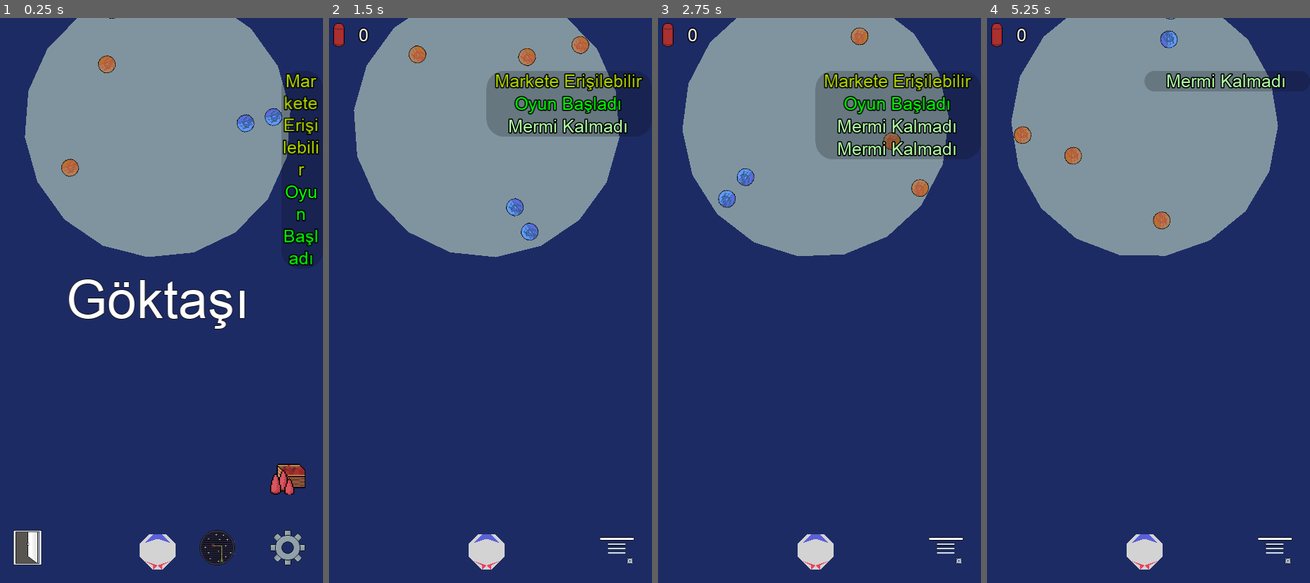
Above: before the commit, frames 1-4 (left to right).
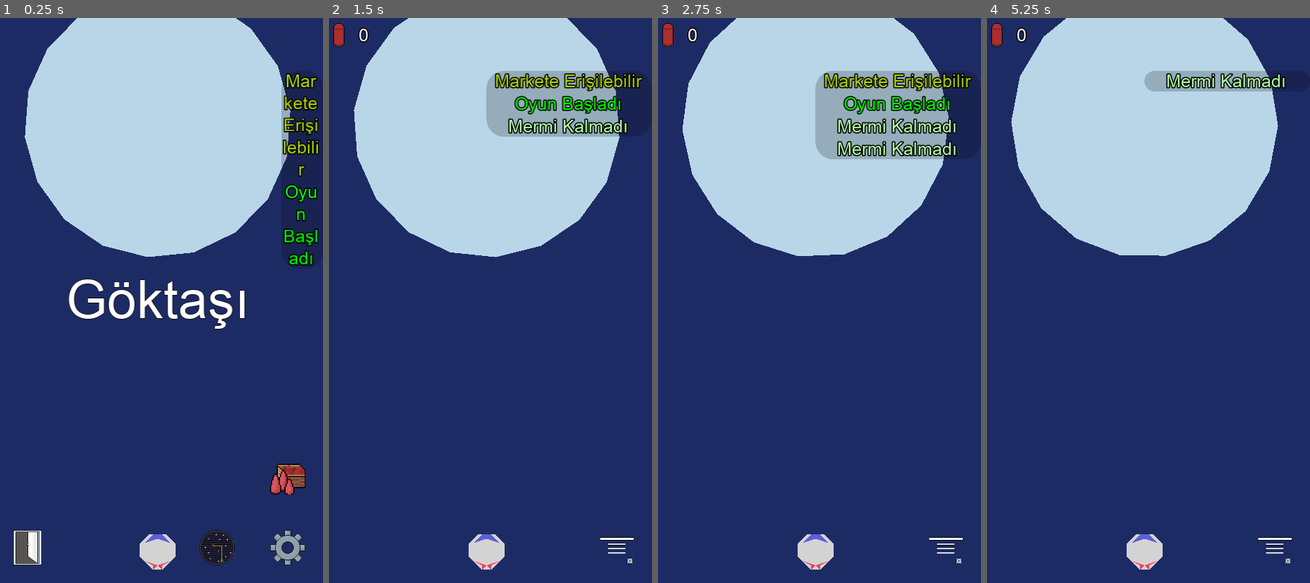
Above: after the commit, the same moments.

Repository: UmutSanci01/Goktasi-2
Game: Godot game, scene res://Main/Main.tscn
Two runs of this game, one before a commit and one after it. Both use one fixed random seed, a clock stepped at 60 frames per second and the inputs below. The engine's default icon, where the game draws it, is replaced by a stand-in: a white triangle on a blue panel in a dark square.
Inputs (mouse positions are in pixels of both pictures, inside the frame that each line leads up to):
- Up to frame 1 (0.25 s): no input
- Up to frame 2 (1.5 s): click (487, 300) at 0.5 s; tap Enter at 1.25 s; move the mouse to (558, 272) at 1.27 s; hold Right (ui_right) from 1.28 s (still down); tap P at 1.35 s; click (558, 272) at 1.42 s
- Up to frame 3 (2.75 s): tap Space (ui_select) at 1.52 s; release Right (ui_right) at 2 s; drag from (748, 328) to (816, 300) at 2.02 s
- Up to frame 4 (5.25 s): move the mouse to (1177, 176) at 2.77 s; hold Right (ui_right) 2.78-3.5 s; tap P at 2.85, 4.35 s; drag from (1129, 413) to (1045, 215) at 3.52 s; move the mouse to (1245, 385) at 4.27 s; hold Left (ui_left) 4.28-5 s; tap Space (ui_select) at 4.52 s; drag from (1045, 215) to (1145, 300) at 5.02 s

The runs differ from the first frame. In frame 1, 28% of the frame differs, in the area x 7-90%, y 0-43%; in frame 2, 27%; in frame 3, 26%; in frame 4, 28%.

Commit message:
chunk visible true. Dust particle added.

Diff:
--- a/Game/Game.gd
+++ b/Game/Game.gd
@@ -144,6 +144,7 @@
 		meteor.explode(chunk, collision_position)
 
 	GlobalParticles.set_particle(collision_position)
+	GlobalParticles.set_particle_dust(collision_position)
 
 
 func _on_OreDetector_body_entered(body):
--- a/Meteor/Meteor.tscn
+++ b/Meteor/Meteor.tscn
@@ -48,7 +48,6 @@
 script = ExtResource( 2 )
 
 [node name="Chunks" type="Node2D" parent="."]
-visible = false
 script = ExtResource( 3 )
 
 [node name="AnimationPlayer" type="AnimationPlayer" parent="."]
--- a/Particles/Particles.gd
+++ b/Particles/Particles.gd
@@ -3,12 +3,27 @@
 
 const particle_pool_size : int = 20
 var particle : CPUParticles2D
+var particle_dust : Particles2D
+var particle_dust_arr = []
 var particle_iter : int = 0
+export (PackedScene) var particle_dust_scene : PackedScene
 
 
 func _ready():
 	Notification.register_observer(self, Notification.NotificationTypes.OreMined)
+	init_explode_particle()
 
+	assert(particle_dust_scene)
+	particle_dust = particle_dust_scene.instance()
+
+	for _i in range(particle_pool_size):
+		var d_particle = particle.duplicate()
+		d_particle.initial_velocity = int(rand_range(100, 300))
+		d_particle.amount = int(rand_range(8, 32))
+
+		add_child(d_particle)
+
+func init_explode_particle():
 	# Particle Properties
 	particle = CPUParticles2D.new()
 
@@ -31,13 +46,17 @@
 	particle.z_index = 1
 #	particle.color = Color(0.921569, 0.970588, 0.972549)
 
-	for _i in range(particle_pool_size):
-		var d_particle = particle.duplicate()
-		d_particle.initial_velocity = int(rand_range(100, 300))
-		d_particle.amount = int(rand_range(8, 32))
 
-		add_child(d_particle)
+func set_particle_dust(pos : Vector2):
+	var d_particle : Particles2D = particle_dust.duplicate()
+	add_child(d_particle)
+	d_particle.emitting = false
+	d_particle.one_shot = true
+	d_particle.connect("finished", self, "_when_d_particle_clear", [d_particle])
+	d_particle.restart()
 
+	d_particle.position = pos
+	# DEMO
 
 func set_particle(pos : Vector2, color : Color = Color.white):
 	particle = get_child(particle_iter)
@@ -49,7 +68,9 @@
 
 	particle.restart()
 
-
 func _on_Notify(notification_type : int):
 	if notification_type == Notification.NotificationTypes.OreMined:
 		pass
+
+func _when_d_particle_clear(p : Particles2D):
+	p.queue_free()
--- a/Particles/Particles.tscn
+++ b/Particles/Particles.tscn
@@ -1,6 +1,8 @@
-[gd_scene load_steps=2 format=2]
+[gd_scene load_steps=3 format=2]
 
 [ext_resource path="res://Particles/Particles.gd" type="Script" id=1]
+[ext_resource path="res://Particles/explosive_dust.tscn" type="PackedScene" id=2]
 
 [node name="Particles" type="Node2D"]
 script = ExtResource( 1 )
+particle_dust_scene = ExtResource( 2 )
--- /dev/null
+++ b/Particles/explosive_dust.tscn
@@ -0,0 +1,53 @@
+[gd_scene load_steps=9 format=2]
+
+[ext_resource path="res://Images/dust.png" type="Texture" id=1]
+
+[sub_resource type="Curve" id=1]
+min_value = -360.0
+max_value = 360.0
+_data = [ Vector2( 0, -360 ), 0.0, 0.0, 0, 0, Vector2( 0.223684, 73.2915 ), 0.0, 0.0, 0, 0, Vector2( 0.415072, 273.556 ), 0.0, 0.0, 0, 0, Vector2( 1, 360 ), 0.0, 0.0, 0, 0 ]
+
+[sub_resource type="CurveTexture" id=2]
+curve = SubResource( 1 )
+
+[sub_resource type="Gradient" id=3]
+offsets = PoolRealArray( 0, 0.378788, 0.5, 1 )
+colors = PoolColorArray( 0.353394, 0.556779, 0.753906, 1, 1, 0.779019, 0.289063, 1, 0.574219, 0.574219, 0.574219, 1, 1, 1, 1, 0 )
+
+[sub_resource type="GradientTexture" id=4]
+gradient = SubResource( 3 )
+width = 32
+
+[sub_resource type="Curve" id=5]
+_data = [ Vector2( 0, 0 ), 0.0, 0.0, 0, 0, Vector2( 0.0801435, 1 ), 0.0, 0.0, 0, 0, Vector2( 1, 0 ), 0.0, 0.0, 0, 0 ]
+
+[sub_resource type="CurveTexture" id=6]
+curve = SubResource( 5 )
+
+[sub_resource type="ParticlesMaterial" id=7]
+lifetime_randomness = 0.76
+emission_shape = 1
+emission_sphere_radius = 1.0
+flag_disable_z = true
+direction = Vector3( 0, 1, 0 )
+spread = 90.0
+gravity = Vector3( 0, 0, 0 )
+initial_velocity = 100.0
+initial_velocity_random = 0.3
+orbit_velocity = 0.0
+orbit_velocity_random = 0.0
+angle = -369.2
+angle_random = 1.0
+angle_curve = SubResource( 2 )
+scale_random = 1.0
+scale_curve = SubResource( 6 )
+color = Color( 0.686275, 0.894118, 1, 0.196078 )
+color_ramp = SubResource( 4 )
+
+[node name="explosive_dust" type="Particles2D"]
+z_index = 1
+amount = 16
+explosiveness = 1.0
+draw_order = 1
+process_material = SubResource( 7 )
+texture = ExtResource( 1 )
Binary file added: Images/dust.png
Not shown, added: Images/dust.png.import
Not shown, changed: export_presets.cfg
